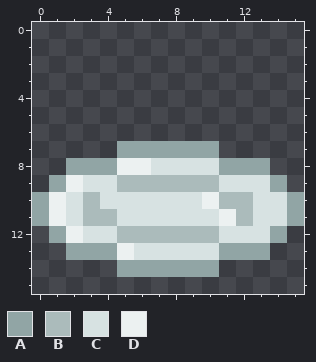
Edited in one commit: pixel-art sprite (src/de/schoko/jamegam25/assets/plate.png). Above: the version before the commit.
The file is 16x16 pixels.
Palette (. is transparent): A #91a5a5  B #abbbbb  C #d7e2e2  D #ecf1f1
Once edited:
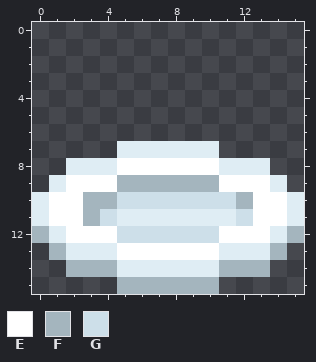
Colours new in this view: E #ffffff  F #a4b5be  G #cddfe9
Diff:
colour A: #91a5a5 -> #dfedf4
Changed rows in their new state; - is a pixel that keeps its letter.
first column x 0:
 8 -----EEEEEE-----
 9 --EEEFFFFFFEEE--
10 -EEFFGGGGGGGFEE-
11 -EEFGAAAAAAAGEE-
12 F-EEEGGGGGGEEE-F
13 -F---EEEEEE---F-
14 --FFF------FFF--
15 -----FFFFFF-----
Where, in picture pixels (left, top, right, bottom), the same in both pictures:
changed: (32, 141, 304, 294)
